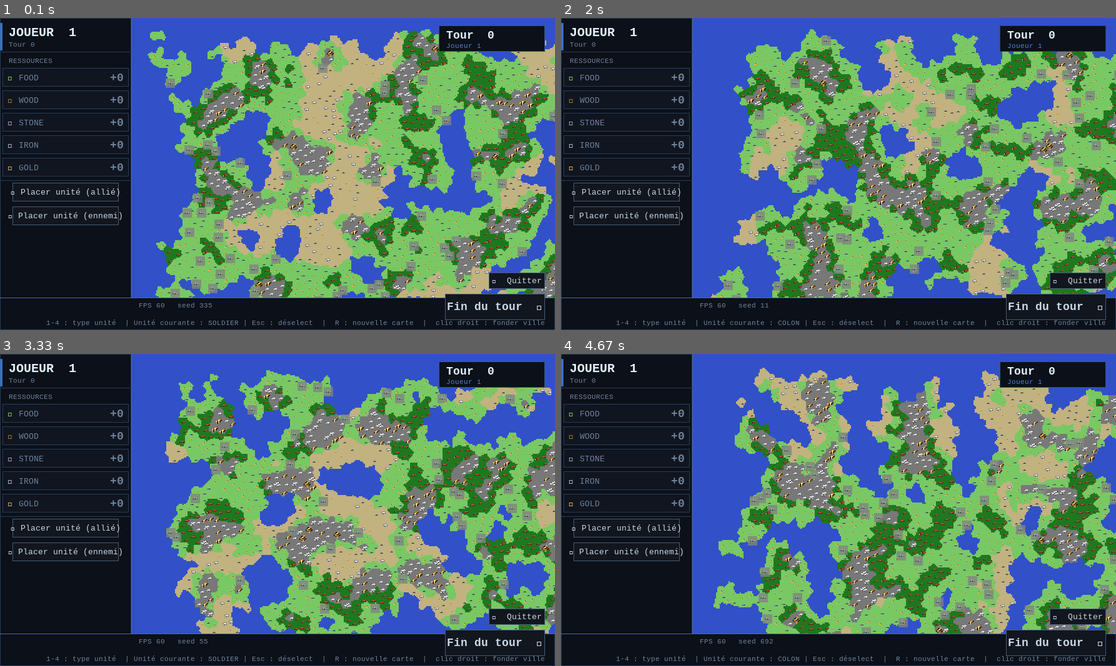
Above: before the commit, frames 1-4 (two rows, left to right).
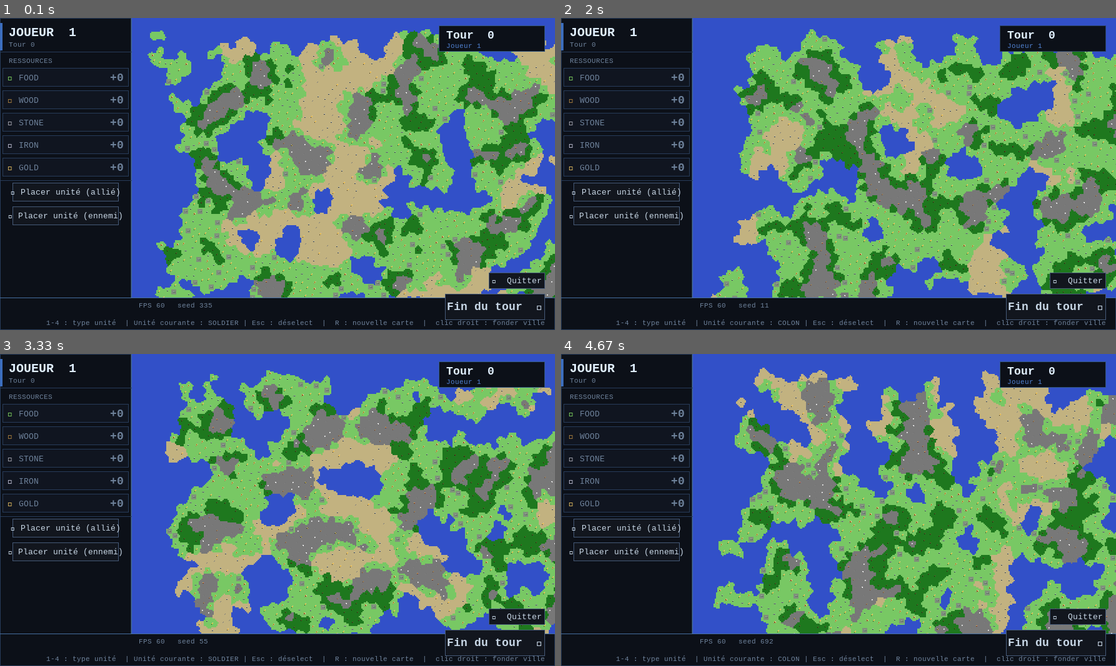
Above: after the commit, the same moments.

Repository: capdevillex/proj_info
Game: pygame game, started from run_project.py
Same seed, same stepped clock (60 frames per second), same inputs: the game is played once before the commit and once after it.
Inputs:
- Up to frame 1 (0.1 s): no input
- Up to frame 2 (2 s): hold D 0.33-0.8 s; tap 4 at 1.33 s; hold R from 1.67 s (still down); hold S from 1.67 s (still down)
- Up to frame 3 (3.33 s): release R at 2.13 s; release S at 2.13 s; click "STONE" at 2.22 s; hold R 2.5-2.97 s; hold S 2.5-2.97 s; tap 1 at 3 s
- Up to frame 4 (4.67 s): hold R 3.33-3.8 s; hold S 3.33-3.8 s; tap 4 at 3.83 s; hold R 4.17-4.63 s; hold S 4.17-4.63 s

The runs differ from the first frame. In frame 1, 6.5% of the frame differs, in the area x 27-100%, y 4-90%; in frame 2, 6.4%; in frame 3, 6.1%; in frame 4, 6.2%.

Commit message:
refactor(ui): optimize resource rendering and improve code formatting
- Add resource scaling configuration dictionary for dynamic resource sizing
- Implement resource image caching system with `get_scaled_resource` method
- Move resource rendering from map pre-render to main render pipeline for better quality
- Replace hardcoded resource size with configurable scaling factors per resource type
- Add viewport culling for resource rendering to skip off-screen tiles
- Remove unused commented-out unit rendering code
- Refactor attack_unit call formatting for better readability
- Consolidate resource loading into initialization phase instead of per-frame loading

Diff:
--- a/To_Do.txt
+++ b/To_Do.txt
@@ -58,3 +58,5 @@
 V : Économie (production / nourriture / or)
 V : Colonisation (colon)
 X : Combat basique (sans edge-case terrain)
+V : Amélioration du rendu des ressources
+V : Optimisation FPS
--- a/ui/main.py
+++ b/ui/main.py
@@ -160,7 +160,9 @@
                                 unit_selector.deselect_unit()
                             # Vérifier si on attaque une unité ennemie (tuile rouge)
                             elif unit_selector.is_tile_attackable(hovered_tile.id):
-                                if game_engine.attack_unit(unit_selector.selected_unit, hovered_tile.id):
+                                if game_engine.attack_unit(
+                                    unit_selector.selected_unit, hovered_tile.id
+                                ):
                                     # Attaque réussie, désélectionner
                                     unit_selector.deselect_unit()
                                 else:
--- a/ui/renderer.py
+++ b/ui/renderer.py
@@ -11,6 +11,15 @@
 
 
 img_path = Path(".") / "img"
+
+resource_scaling = {
+    "gold": 1,
+    "iron": 1,
+    "stone": 1.5,
+    "wood": 1.3,
+    "food": 2,
+    "default": 1.0,
+}
 
 
 class RenderPipeline:
@@ -30,7 +39,7 @@
 
         self.fps = 60
 
-        """dico avec les chemins des images des unités"""
+        # dico avec les chemins des images des unités
         self.unit_images = {
             UnitType.SOLDIER: pygame.image.load(img_path / "soldat.png").convert_alpha(),
             UnitType.ARCHER: pygame.image.load(img_path / "archer.png").convert_alpha(),
@@ -39,6 +48,14 @@
             UnitType.BABY: pygame.image.load(img_path / "baby.png").convert_alpha(),
         }
         self.default_image = pygame.image.load(img_path / "soldat.png").convert_alpha()
+
+        # dico avec les images des ressources
+        self.rsrc_img = {
+            r: pygame.image.load(img_path / (r.value + ".png")).convert_alpha()
+            for r in Resource
+            if r != Resource.NONE
+        }
+        self.scaled_resource_cache = {}
 
         # Couleurs pour les différents propriétaires de villes
         self.owner_colors = [
@@ -61,6 +78,18 @@
         self.city_overlay_surface = None
         self.city_border_surface = None
 
+    def get_scaled_resource(self, resource, size):
+        key = (resource, size)
+
+        if key in self.scaled_resource_cache:
+            return self.scaled_resource_cache[key]
+
+        base_img = self.rsrc_img[resource]
+        scaled = pygame.transform.scale(base_img, (size, size))
+
+        self.scaled_resource_cache[key] = scaled
+        return scaled
+
     def get_owner_color(self, owner_id):
         """Retourne la couleur associée à un propriétaire."""
         return self.owner_colors[owner_id % len(self.owner_colors)]
@@ -69,9 +98,9 @@
         """Méthode de pré-render, prépare la surface Pygame sur laquelle rendre la carte"""
         width_px = game_map.width * tile_size
         height_px = game_map.height * tile_size
-
         surface = pygame.Surface((width_px, height_px))
 
+        # 1. Rendu des biomes (fond)
         for tile in game_map.tiles.values():
             color = self.biome_colors[tile.biome]
 
@@ -81,23 +110,6 @@
                     (x * tile_size, y * tile_size, tile_size, tile_size),
                 )
 
-        for tile in game_map.tiles.values():
-            if tile.resource and tile.resource != Resource.NONE:
-                resource_img = img_path / (tile.resource.value + ".png")
-
-                if resource_img:
-                    try:
-                        img = pygame.image.load(resource_img).convert_alpha()
-                        img = pygame.transform.scale(img, (15, 15))
-                        surface.blit(
-                            img,
-                            (
-                                tile.center[0] * tile_size - tile_size * 5 // 2,
-                                tile.center[1] * tile_size - tile_size * 5 // 2,
-                            ),
-                        )
-                    except Exception as e:
-                        print(f"Erreur lors du chargement de l'image {resource_img}: {e}")
         return surface
 
     def build_city_overlay_surface(self, game_map, game_state, tile_size):
@@ -296,27 +308,13 @@
             # Convertir en coordonnées écran
             screen_x, screen_y = world_to_screen(world_x, world_y, cam.x, cam.y, cam.zoom)
 
-            # MODIFIÉ : Arrondir pour mieux centrer
+            # Arrondir pour mieux centrer
             screen_x = round(screen_x)
             screen_y = round(screen_y)
-
-            # Dessiner chaque unité
-            """
-            for unit in tile.units:
-                color = unit.get_color()
-                size = max(1, int(unit.get_size() * cam.zoom))
-
-                # Dessiner le cercle
-                pygame.draw.circle(screen, color, (screen_x, screen_y), size)
-
-                # Bordure blanche
-                pygame.draw.circle(screen, (255, 255, 255), (screen_x, screen_y), size, 1)
-                """
 
             # Dessiner chaque unité
             for unit in tile.units:
                 # 1. Récupérer l'image associée au type de cette unité
-                # La méthode .get() renvoie self.default_image si unit.unit_type n'est pas trouvé
                 base_image = self.unit_images.get(unit.unit_type, self.default_image)
 
                 # 2. Calculer la taille souhaitée
@@ -423,6 +421,40 @@
             ),
         )
         screen.blit(scaled, (offset_x, offset_y))
+
+        # Rendu des ressources
+        for tile in game_map.tiles.values():
+            if not tile.resource or tile.resource == Resource.NONE:
+                continue
+            tile_px = tile.center[0] * tile_size
+            tile_py = tile.center[1] * tile_size
+            if (
+                tile_px < view_rect.left - tile_size
+                or tile_px > view_rect.right + tile_size
+                or tile_py < view_rect.top - tile_size
+                or tile_py > view_rect.bottom + tile_size
+            ):  # CULLING : skip si hors écran
+                continue
+
+            try:
+                scale_factor = resource_scaling.get(
+                    tile.resource.value[:-1], resource_scaling["default"]
+                )
+                target_size = int(tile_size * scale_factor * cam.zoom * 3)
+                target_size = int(target_size / 4) * 4
+                img = self.get_scaled_resource(tile.resource, target_size)
+                pos_x, pos_y = world_to_screen(
+                    tile_px,
+                    tile_py,
+                    cam.x,
+                    cam.y,
+                    cam.zoom,
+                )
+
+                screen.blit(img, (pos_x - target_size // 2, pos_y - target_size // 2))
+
+            except Exception as e:
+                print(f"Erreur ressource {tile.resource.value}: {e}")
 
         # Dessiner la teinte des villes
         if self.city_overlay_surface:
